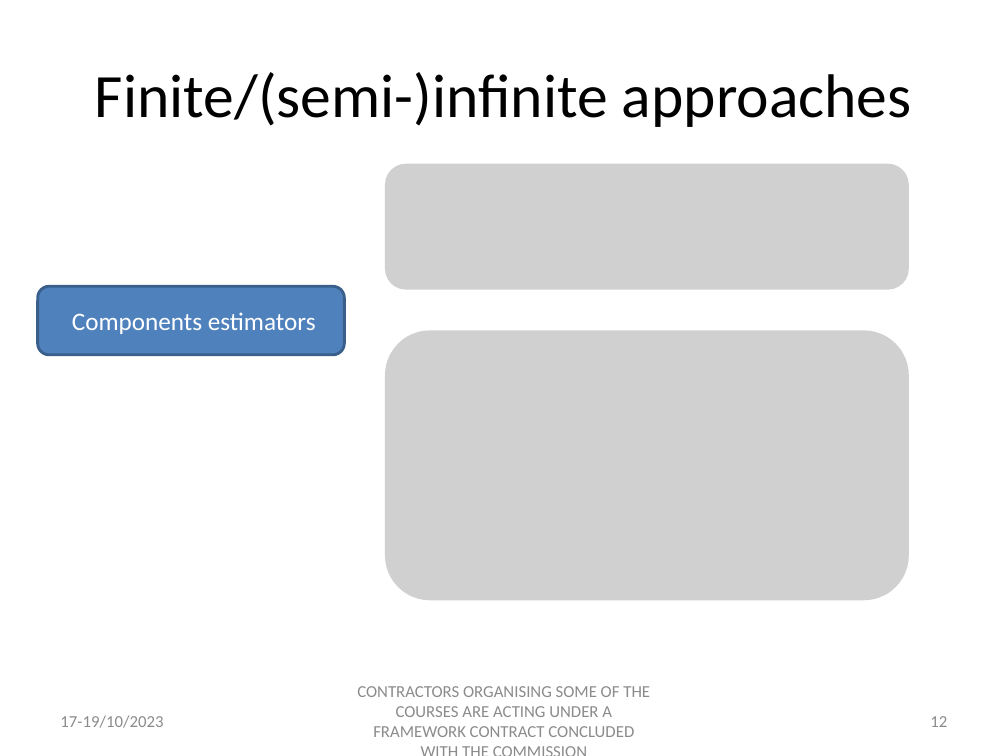
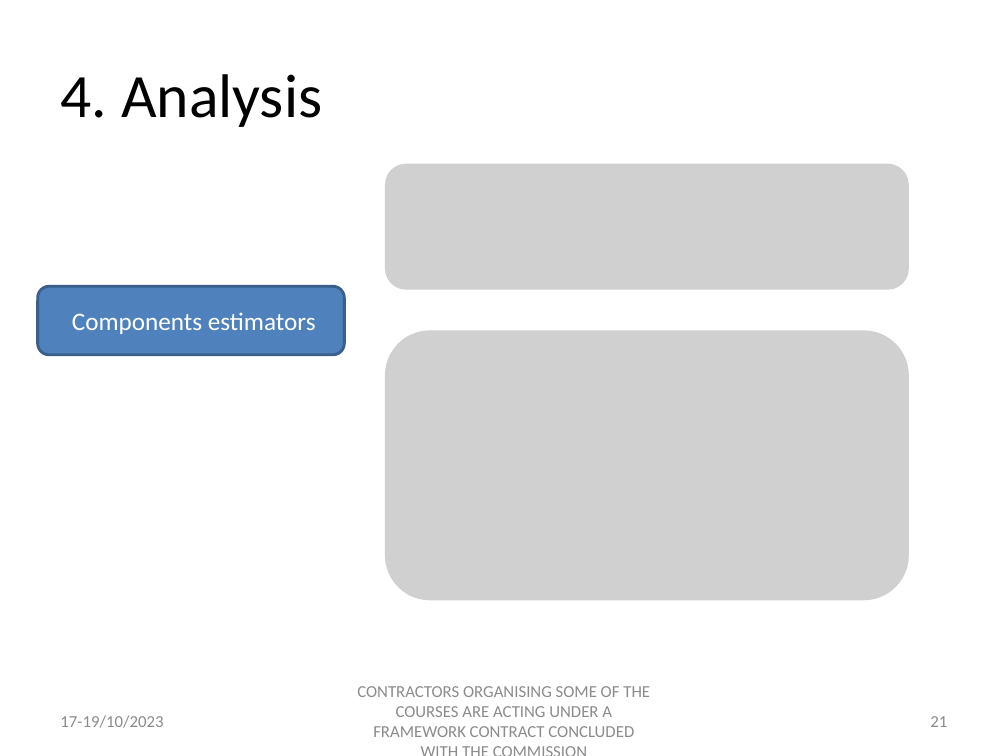
Before and after one commit to palatej/estp2023, a slide deck: slide 21 of Presentations/2.2 JD+_SEATS.pptx (slide 12 before the commit). Drawn at 1008x756 pixels with LibreOffice and Linux fonts; fonts in the diff are those of the drawing; grey boxes stand for pictures. Boxes give left, top, right and bottom in pixels: in the first picture for what was removed or moved away, otherwise in the second. Text is boxed around its words. In the diff, an @@ line names an element or a change of style, - is before the commit and + after.

```diff
--- a/Presentations/2.2 JD+_SEATS.pptx
+++ b/Presentations/2.2 JD+_SEATS.pptx
@@ title at box(60, 74, 322, 127): text changed @@
-Finite/(semi-)infinite approaches
+4. Analysis
@@ page number at box(930, 716, 947, 727): text changed @@
-12
+21
```
Also in this commit, not shown: 17 other slides changed, 5 slides added, 14 other files.
